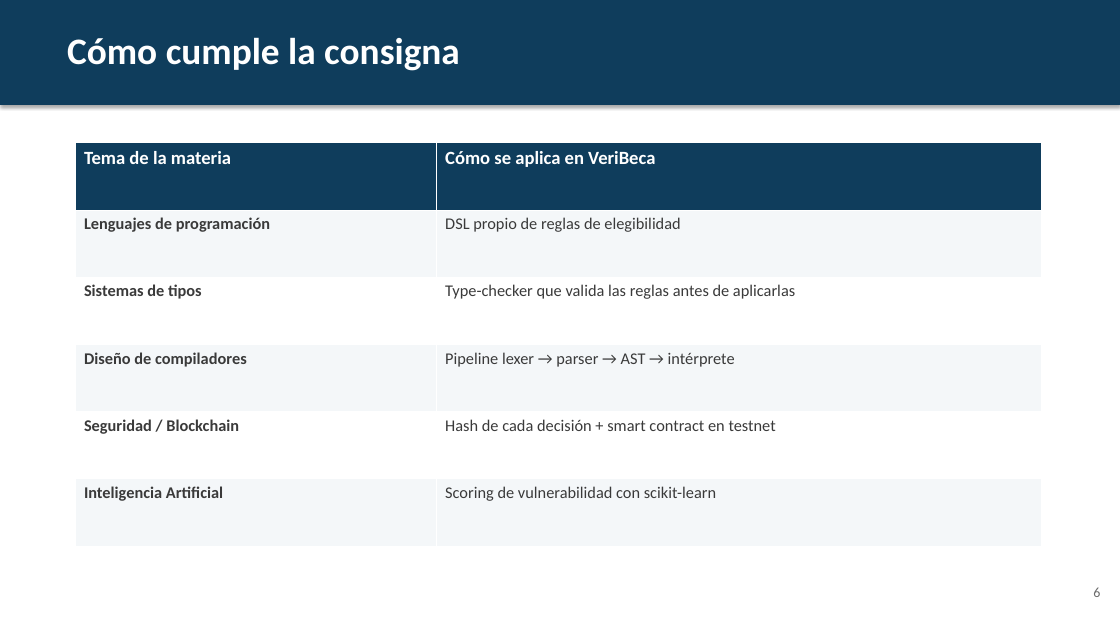
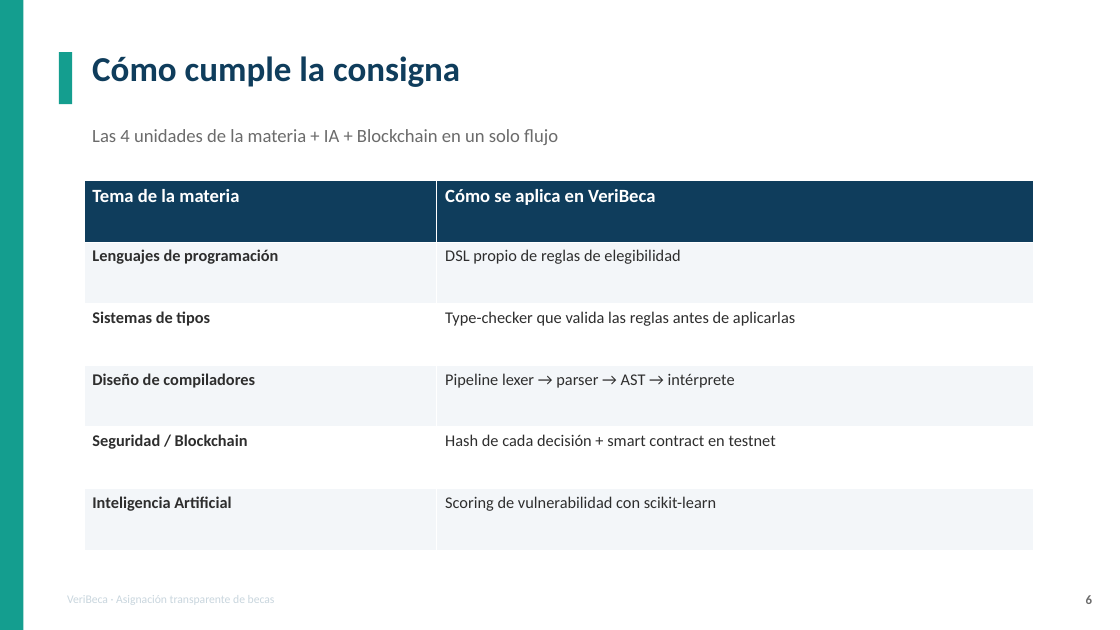
Before and after one commit to santivicente/veribeca, a slide deck: slide 6 of docs/VeriBeca-Pitch.pptx. Drawn at 1120x630 pixels with LibreOffice and Linux fonts; fonts in the diff are those of the drawing. Boxes give left, top, right and bottom in pixels: in the first picture for what was removed or moved away, otherwise in the second. Text is boxed around its words. In the diff, an @@ line names an element or a change of style, - is before the commit and + after.

```diff
--- a/docs/VeriBeca-Pitch.pptx
+++ b/docs/VeriBeca-Pitch.pptx
@@ rectangle removed at box(0, 0, 1120, 105) @@
@@ rectangle added at box(0, 0, 24, 630), fill #149E8F @@
@@ rectangle added at box(59, 52, 72, 104), fill #149E8F @@
@@ text "Cómo cumple la consigna": place and size @@
-text "Cómo cumple la consigna" at box(67, 37, 460, 71)
+text "Cómo cumple la consigna" at box(92, 56, 460, 87)
@@ text "Cómo cumple la consigna" at box(92, 56, 460, 87): size 32 to 30 pt, text colour #FFFFFF to #0F3D5C; more space between paragraphs @@
@@ text added at box(92, 129, 558, 145), 16 pt, text #6B6B6B @@
+Las 4 unidades de la materia + IA + Blockchain en un solo flujo
@@ table at box(84, 181, 1033, 550) @@
@@ fill #F4F7F9 to #F3F6F9 in 6 cells @@
@@ text colour #3A3A3A to #2E2E2E in "Lenguajes de programación", "DSL propio de reglas de elegibilidad", "Sistemas de tipos", "Type-checker que valida las reglas antes de ..." and 6 more places @@
@@ table: place and size @@
-table at box(76, 143, 1042, 546)
+table at box(84, 181, 1033, 550)
@@ text added at box(67, 595, 275, 605), 10 pt, text #C9D6DE @@
+VeriBeca · Asignación transparente de becas
@@ text "6": place and size @@
-text "6" at box(1093, 587, 1100, 597)
+text "6" at box(1086, 595, 1092, 604)
@@ text "6" at box(1086, 595, 1092, 604): size 12 to 11 pt, bold on; more space between paragraphs @@
```
Also in this commit, not shown: 6 other slides changed, 3 slides added, 3 slides removed.
